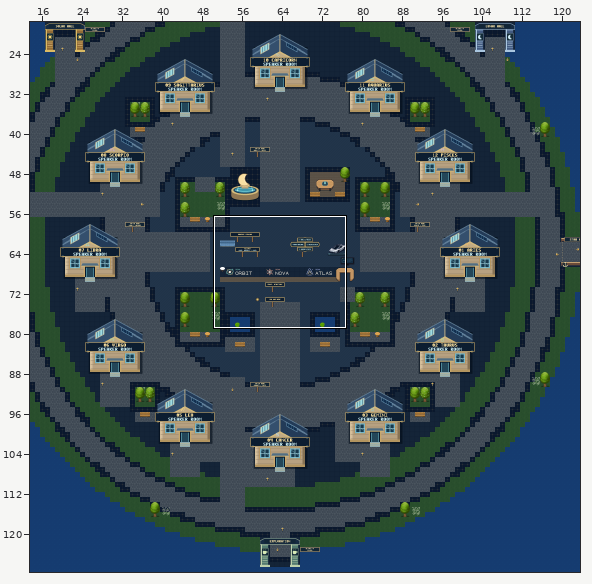
Tiled map (JSON): maps/overworld.tmj. The picture above shows the old version from afar; the outline marks the close-up.
Close-up. Before the commit:
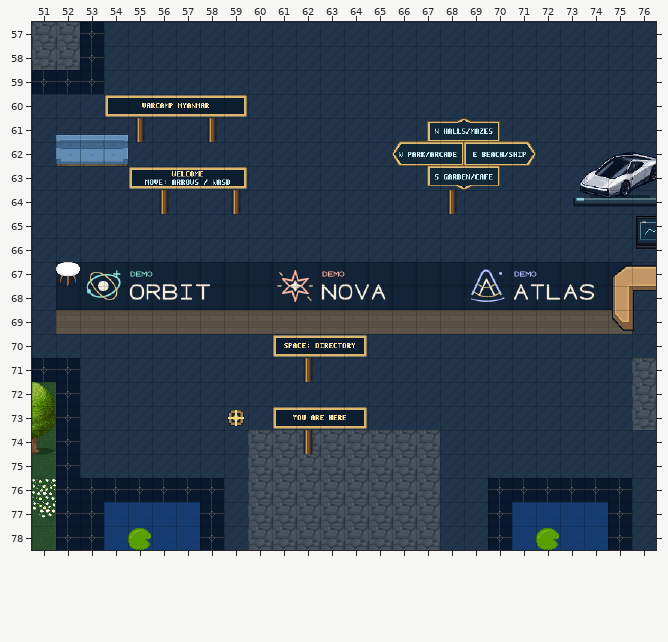
Cells are 32x32 px. Shown: x 51..76, y 57..78. The commit also changed other parts of the map, which this record leaves out.
The same view after the edit:
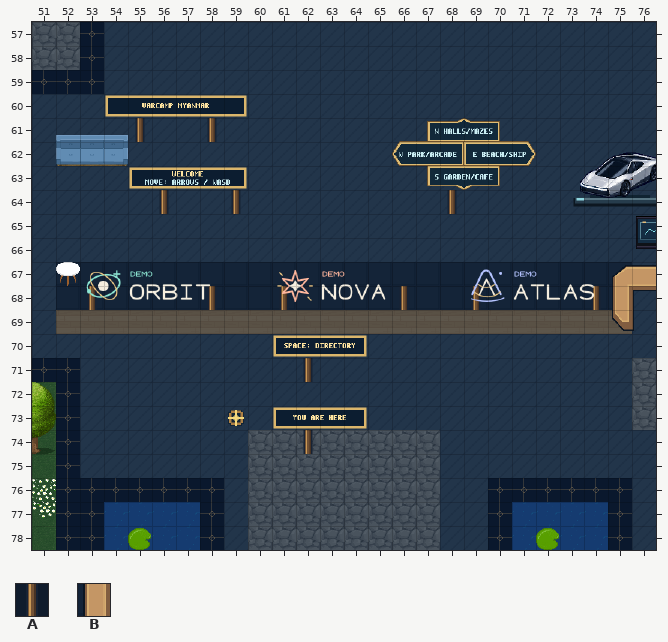
Key: from "art-7": A 6; from "navigation-mask": B 1.
_ is an empty cell.
See-through tiles are keyed as they look on the map.
Change:
Changed rows in their new state; . is an unchanged cell.
Layer "scenery-belowAvatar-1":
first column x 53:
68 A....A..A....A..A....A
Layer "physical-collisions":
first column x 53:
68 B....B..B....B..B....B
Boxes around the changes in both close-ups, in picture pixels (x1, y1, x2, y2):
added: (89, 286, 95, 310)
added: (209, 286, 215, 310)
added: (281, 286, 287, 310)
added: (401, 286, 407, 310)
added: (473, 286, 479, 310)
added: (593, 286, 599, 310)
